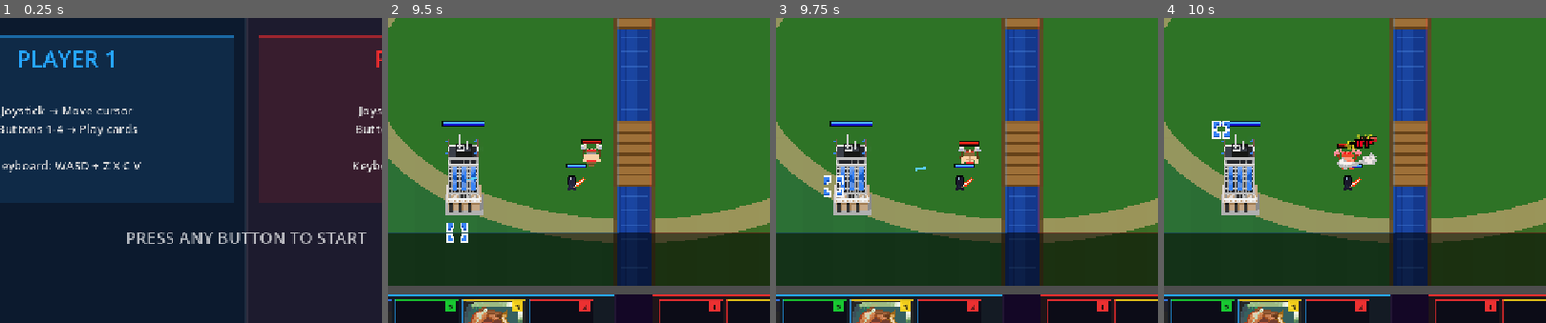
Above: before the commit, frames 1-4 (left to right).
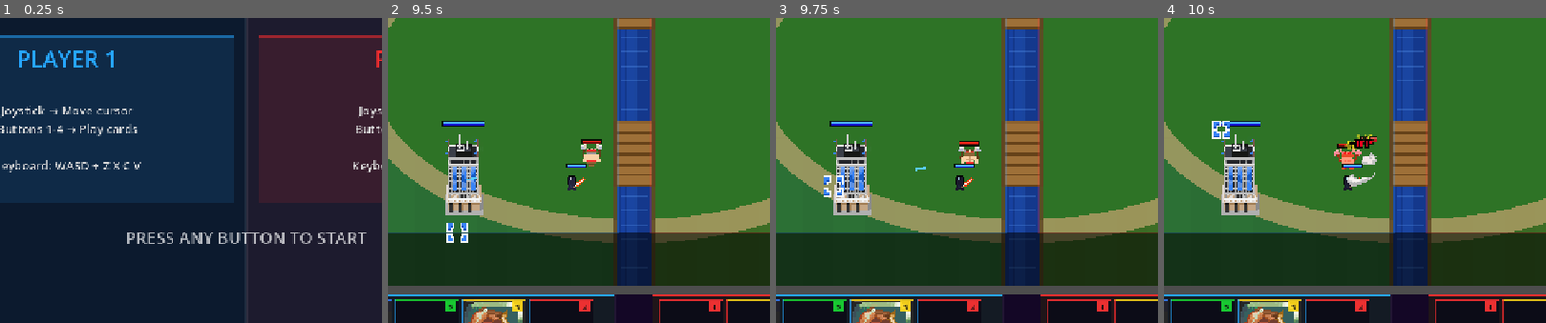
Above: after the commit, the same moments.

Repository: michaelcortese/khk-expo-2026
Game: Godot game, scene res://main_menu.tscn
Same seed, same stepped clock (60 frames per second), same inputs: the game is played once before the commit and once after it.
Inputs:
- Up to frame 1 (0.25 s): no input
- Up to frame 2 (9.5 s): tap Enter at 0.5 s; hold D 0.53-1.28 s; tap Z at 0.6, 6.6 s; hold S 1.28-2.03 s; tap X at 1.35, 7.35 s; hold D 2.03-2.78 s; tap C at 2.1, 8.1 s; tap Space at 2.75 s; hold W 2.78-3.53 s; tap V at 2.85, 8.85 s; hold A 3.53-5.03 s; tap I at 3.6 s; tap J at 4.35 s; hold S 5.03-5.78 s; tap K at 5.1 s; hold D 5.78-6.53 s; tap L at 5.85 s; hold W 6.53-7.28 s; hold D 7.28-8.03 s; hold S 8.03-8.78 s; hold A from 8.78 s (still down)
- Up to frame 3 (9.75 s): release A at 9.53 s; hold W from 9.53 s (still down); tap I at 9.6 s
- Up to frame 4 (10 s): keep holding W
The pictures show only the part of the screen within x 18-68%, y 26-76%; the shares and areas given below are measured in that part.

Frames 1-3 are identical in both runs. In frame 4, 0.3% of the frame differs, in the area x 45-56%, y 45-56%.

Commit message:
game optmization

Diff:
--- a/project.godot
+++ b/project.godot
@@ -13,7 +13,7 @@
 config/name="khkroyale"
 config/description="game for uw madison 2026 engineering expo"
 run/main_scene="uid://cmxdfmgep14yj"
-config/features=PackedStringArray("4.6", "Forward Plus")
+config/features=PackedStringArray("4.6", "GL Compatibility")
 config/icon="res://icon.svg"
 
 [display]
@@ -30,4 +30,5 @@
 [rendering]
 
 textures/canvas_textures/default_texture_filter=0
-rendering_device/driver.windows="d3d12"
+renderer/rendering_method="gl_compatibility"
+renderer/rendering_method.mobile="gl_compatibility"
--- a/scripts/arrow.gd
+++ b/scripts/arrow.gd
@@ -2,6 +2,14 @@
 
 # Projectile spawned by ranged units.
 # Supports single-target and splash (AoE) damage.
+
+# Cached once across all projectile instances
+static var _hit_frames: Array = []
+static func _ensure_hit_frames() -> void:
+	if _hit_frames.size() > 0:
+		return
+	for i in range(1, 5):
+		_hit_frames.append(load("res://assets/hitpoints_assets/arrow_hit_frame%d.png" % i) as Texture2D)
 
 const SPEED: float = 380.0
 
@@ -94,10 +102,8 @@
 	# Reset rotation so the hit effect always faces upright
 	rotation = 0.0
 
-	# Load the 4 hit frames
-	var frames: Array = []
-	for i in range(1, 5):
-		frames.append(load("res://assets/hitpoints_assets/arrow_hit_frame%d.png" % i) as Texture2D)
+	_ensure_hit_frames()
+	var frames: Array = _hit_frames
 
 	var sp := Sprite2D.new()
 	sp.texture        = frames[0]
--- a/scripts/tower.gd
+++ b/scripts/tower.gd
@@ -12,6 +12,7 @@
 var is_alive: bool      = true
 
 var _attack_timer: float   = 0.0
+var _pulse_timer:  float   = 0.0
 var _target: Node2D        = null
 var _is_active: bool       = false   # king towers start dormant
 var _losing_hp_tex: Texture2D = null
@@ -82,9 +83,12 @@
 		return
 	if is_king_tower and not _is_active:
 		return
-	# Drive continuous redraws while HP is critical so the pulse animates
+	# Drive redraws while HP is critical for the pulse overlay (~20 fps is plenty)
 	if float(hp) / float(max_hp) < 0.25:
-		queue_redraw()
+		_pulse_timer += delta
+		if _pulse_timer >= 0.05:
+			_pulse_timer = 0.0
+			queue_redraw()
 	_attack_timer -= delta
 	_validate_target()
 	if _target == null:
--- a/scripts/troop_unit.gd
+++ b/scripts/troop_unit.gd
@@ -374,22 +374,27 @@
 	get_parent().add_child(dn)
 	dn.call("setup", amount, global_position + Vector2(randf_range(-8.0, 8.0), -18.0))
 
-func _spawn_swing_effect() -> void:
-	if get_parent() == null:
-		return
-	var frames: Array = [
+static var _swing_frames: Array = []
+static func _ensure_swing_frames() -> void:
+	if _swing_frames.size() > 0:
+		return
+	_swing_frames = [
 		load("res://assets/hitpoints_assets/sword_swing_frame2.png") as Texture2D,
 		load("res://assets/hitpoints_assets/sword_swing_frame3.png") as Texture2D,
 	]
+
+func _spawn_swing_effect() -> void:
+	if get_parent() == null:
+		return
+	_ensure_swing_frames()
+	var frames: Array = _swing_frames
 	var sp := Sprite2D.new()
 	sp.texture        = frames[0]
 	sp.texture_filter = CanvasItem.TEXTURE_FILTER_NEAREST
 	sp.scale          = Vector2(2.0, 2.0)
 	sp.flip_h         = not _facing_right
-	var hit_pos: Vector2 = _target.global_position \
-			if _target != null and is_instance_valid(_target) \
-			else global_position
-	sp.position = hit_pos
+	var forward := 14.0 if _facing_right else -14.0
+	sp.position = global_position + Vector2(forward, -8.0)
 	get_parent().add_child(sp)
 	const FRAME_DUR := 0.07
 	var tw := create_tween()
